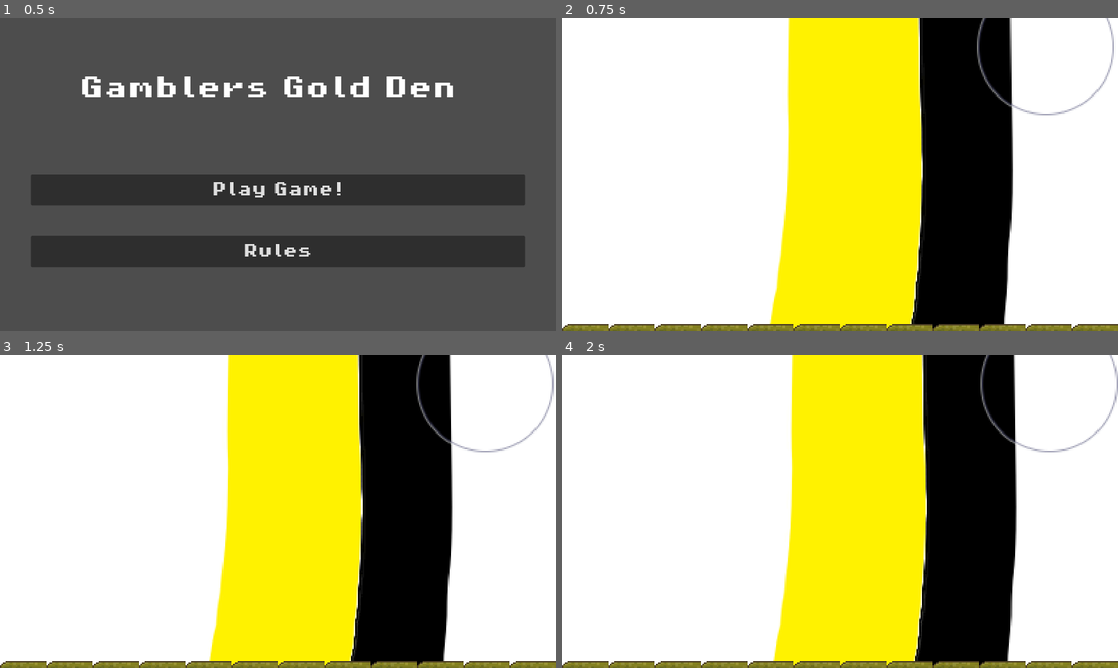
Above: before the commit, frames 1-4 (two rows, left to right).
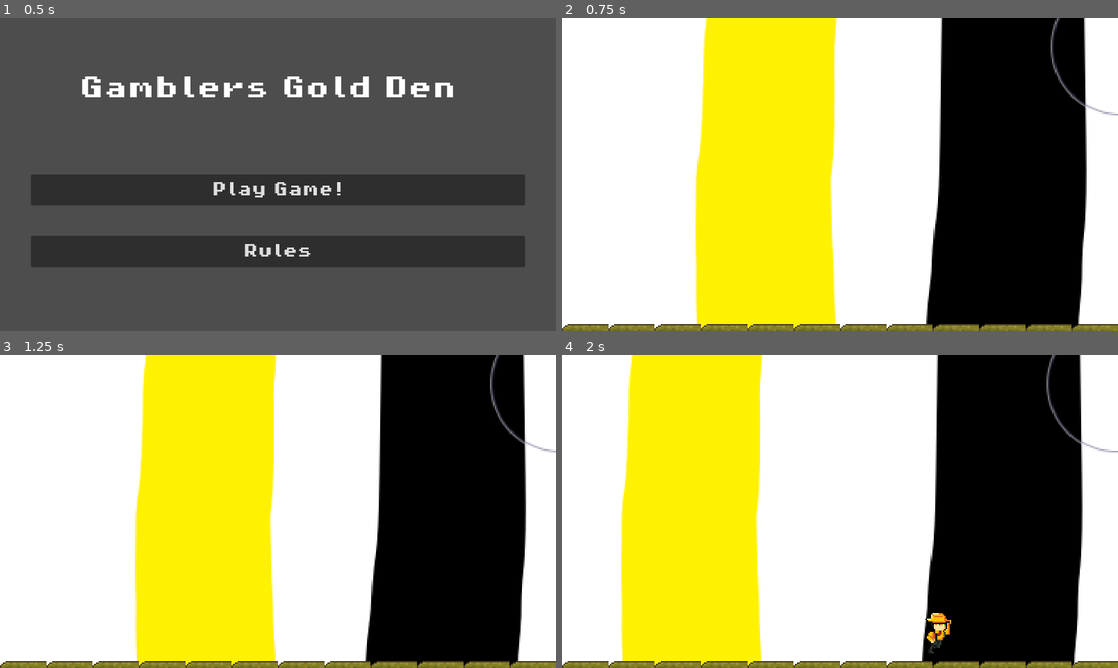
Above: after the commit, the same moments.

Repository: Ruilesser/GamePop
Game: Godot game, scene res://scenes/game/Start_Menu.tscn
Two runs of this game, one before a commit and one after it. Both use one fixed random seed, a clock stepped at 60 frames per second and the inputs below.
Inputs:
- Up to frame 1 (0.5 s): no input
- Up to frame 2 (0.75 s): click "Play Game!" at 0.5 s
- Up to frame 3 (1.25 s): no input
- Up to frame 4 (2 s): tap Enter (ui_accept) at 1.25, 1.52 s; hold Right (ui_right) from 1.28 s (still down)

Frame 1 is identical in both runs. In frame 2, 47% of the frame differs, in the area x 24-100%, y 0-100%; in frame 3, 47%; in frame 4, 62%, in the area x 10-100%, y 0-100%.
Error before the commit: Invalid access to property or key 'global_position' on a base object of type 'null instance'. (res://scenes/game/player_follow.gd:18)

Commit message:
Minor visual changes

Diff:
--- a/scenes/player/Player.gd
+++ b/scenes/player/Player.gd
@@ -6,7 +6,7 @@
 const JUMP_VELOCITY = -400.0
 const DECEL_RATE = 15.0
 const DICE_ROLL_TIME = 0.2
-const DICE_DISPLAY_TIME = 0.5
+const DICE_DISPLAY_TIME = 0.6
 
 var movement_state: int = Enums.MovementState.IDLE
 
--- a/scenes/player/Player.tscn
+++ b/scenes/player/Player.tscn
@@ -222,22 +222,22 @@
 }, {
 "frames": [{
 "duration": 1.0,
-"texture": SubResource("AtlasTexture_vgtn4")
-}, {
-"duration": 1.0,
-"texture": SubResource("AtlasTexture_2kieg")
-}, {
-"duration": 1.0,
-"texture": SubResource("AtlasTexture_4qc66")
-}, {
-"duration": 1.0,
-"texture": SubResource("AtlasTexture_2ugn7")
-}, {
-"duration": 1.0,
-"texture": SubResource("AtlasTexture_vh5kw")
-}, {
-"duration": 1.0,
-"texture": SubResource("AtlasTexture_yf4vl")
+"texture": SubResource("AtlasTexture_wgw2m")
+}, {
+"duration": 1.0,
+"texture": SubResource("AtlasTexture_c0o1g")
+}, {
+"duration": 1.0,
+"texture": SubResource("AtlasTexture_0j7t1")
+}, {
+"duration": 1.0,
+"texture": SubResource("AtlasTexture_dobs5")
+}, {
+"duration": 1.0,
+"texture": SubResource("AtlasTexture_t0085")
+}, {
+"duration": 1.0,
+"texture": SubResource("AtlasTexture_655ed")
 }],
 "loop": true,
 "name": &"run",
@@ -349,7 +349,7 @@
 }],
 "loop": true,
 "name": &"roll",
-"speed": 12.0
+"speed": 14.0
 }]
 
 [node name="Player" type="CharacterBody2D"]
@@ -377,9 +377,7 @@
 visible = false
 position = Vector2(0, -29)
 sprite_frames = SubResource("SpriteFrames_cmsrf")
-animation = &"result"
-frame = 5
-frame_progress = 1.0
+animation = &"roll"
 
 [node name="TextureRect" type="TextureRect" parent="."]
 offset_left = -9.0
Not shown: 2 places in scenes/player/Player.tscn that only renumber resources
